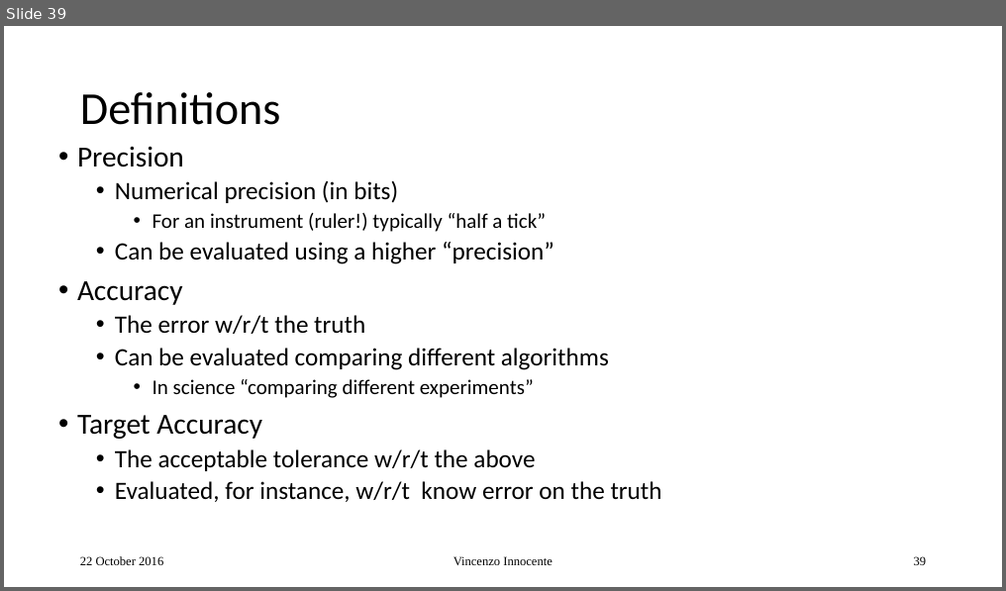
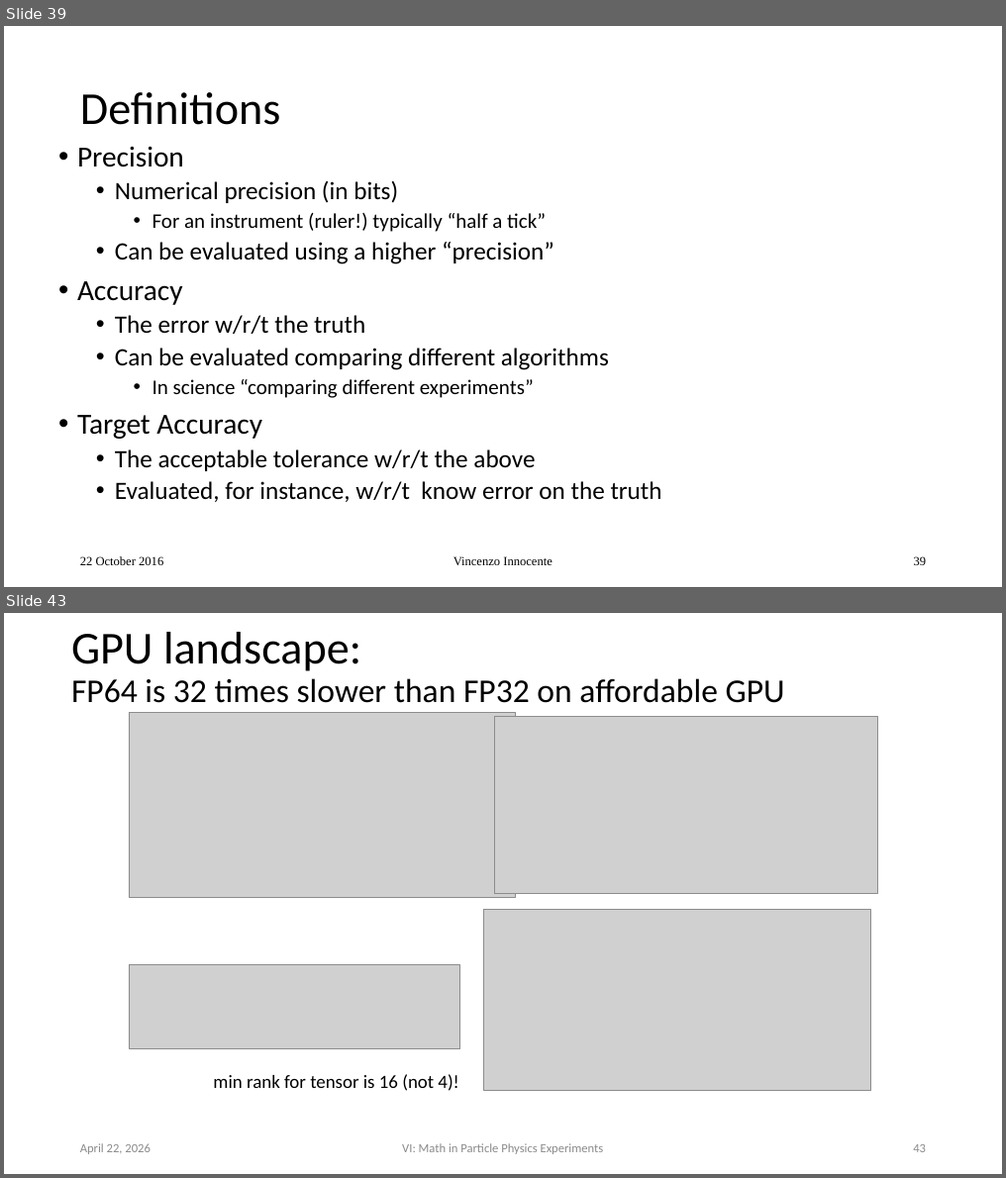
Before and after one commit to VinInn/FPCourse, a slide deck: Slides/FPforScientist.pptx. Shown one above the other, each under a label of ours: slide 39 before the commit, slides 39 and 43 after it; the slides between them are not shown. The pictures are 1006x591 and 1006x1178 pixels, drawn with LibreOffice and Linux fonts; fonts in the diff are those of the drawing; grey boxes stand for pictures. Boxes give left, top, right and bottom in pixels: in the first picture for what was removed or moved away, otherwise in the second. Text is boxed around its words. In the diff, an @@ line names an element or a change of style, - is before the commit and + after.

```diff
--- a/Slides/FPforScientist.pptx
+++ b/Slides/FPforScientist.pptx
@@ slide 43 added at bbox=[4, 613, 1002, 1174], background #FFFFFF @@
@@ title added at bbox=[71, 632, 785, 703], 32 pt, text #000000 @@
+GPU landscape:
+FP64 is 32 times slower than FP32 on affordable GPU
@@ picture added at bbox=[129, 713, 516, 897] @@
@@ picture added at bbox=[494, 716, 877, 894] @@
@@ picture added at bbox=[484, 910, 871, 1091] @@
@@ picture added at bbox=[129, 964, 460, 1049] @@
@@ text added at bbox=[213, 1074, 458, 1091], 18 pt, text #000000 @@
+min rank for tensor is 16 (not 4)!
@@ text added at bbox=[80, 1144, 151, 1155], 12 pt, text #8C8C8C @@
+April 22, 2026
@@ text added at bbox=[402, 1144, 604, 1155], 12 pt, text #8C8C8C @@
+VI: Math in Particle Physics Experiments
@@ page number added at bbox=[913, 1145, 926, 1153], 12 pt, text #8C8C8C @@
+43
```
Also in this commit, not shown: 5 other slides added.
